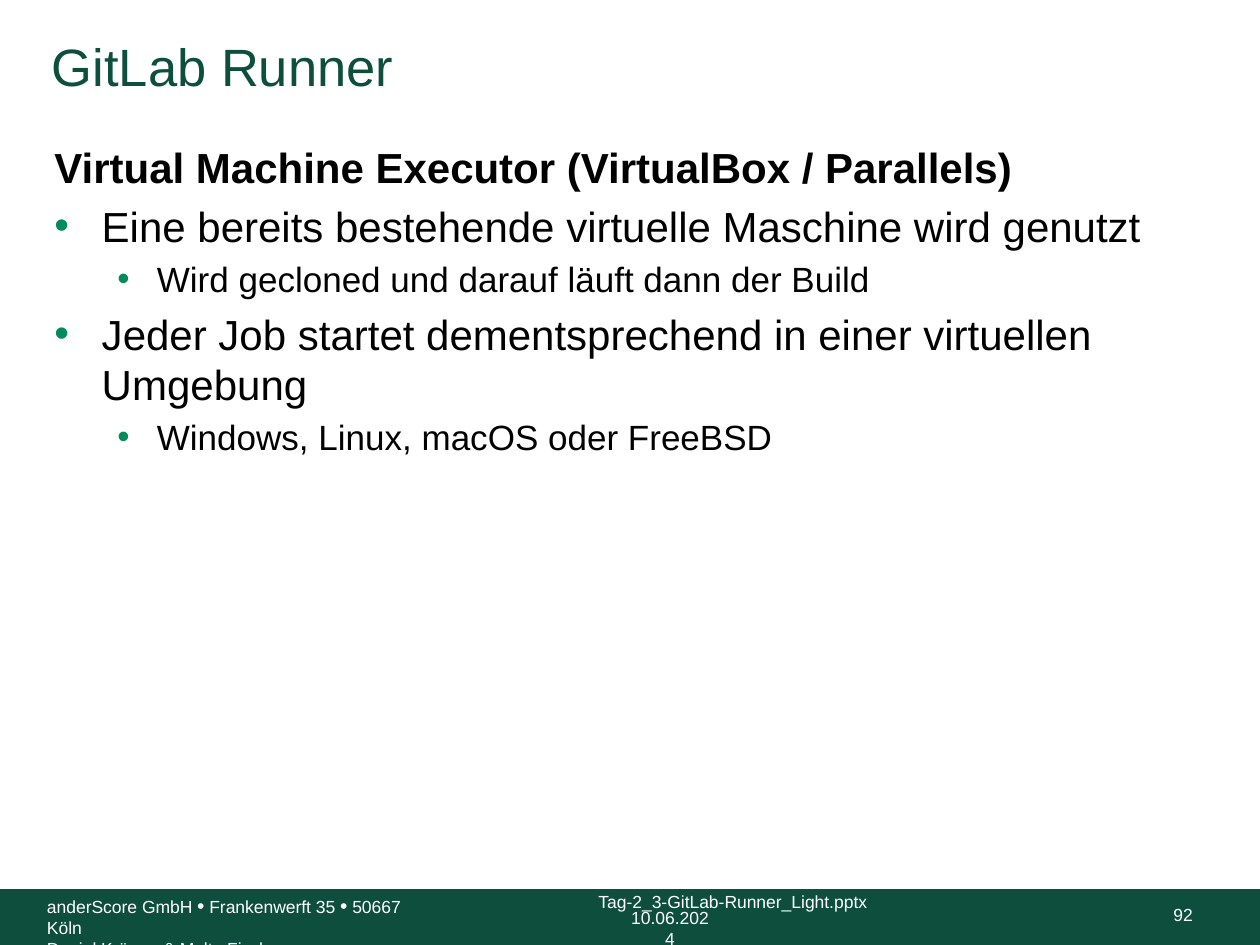
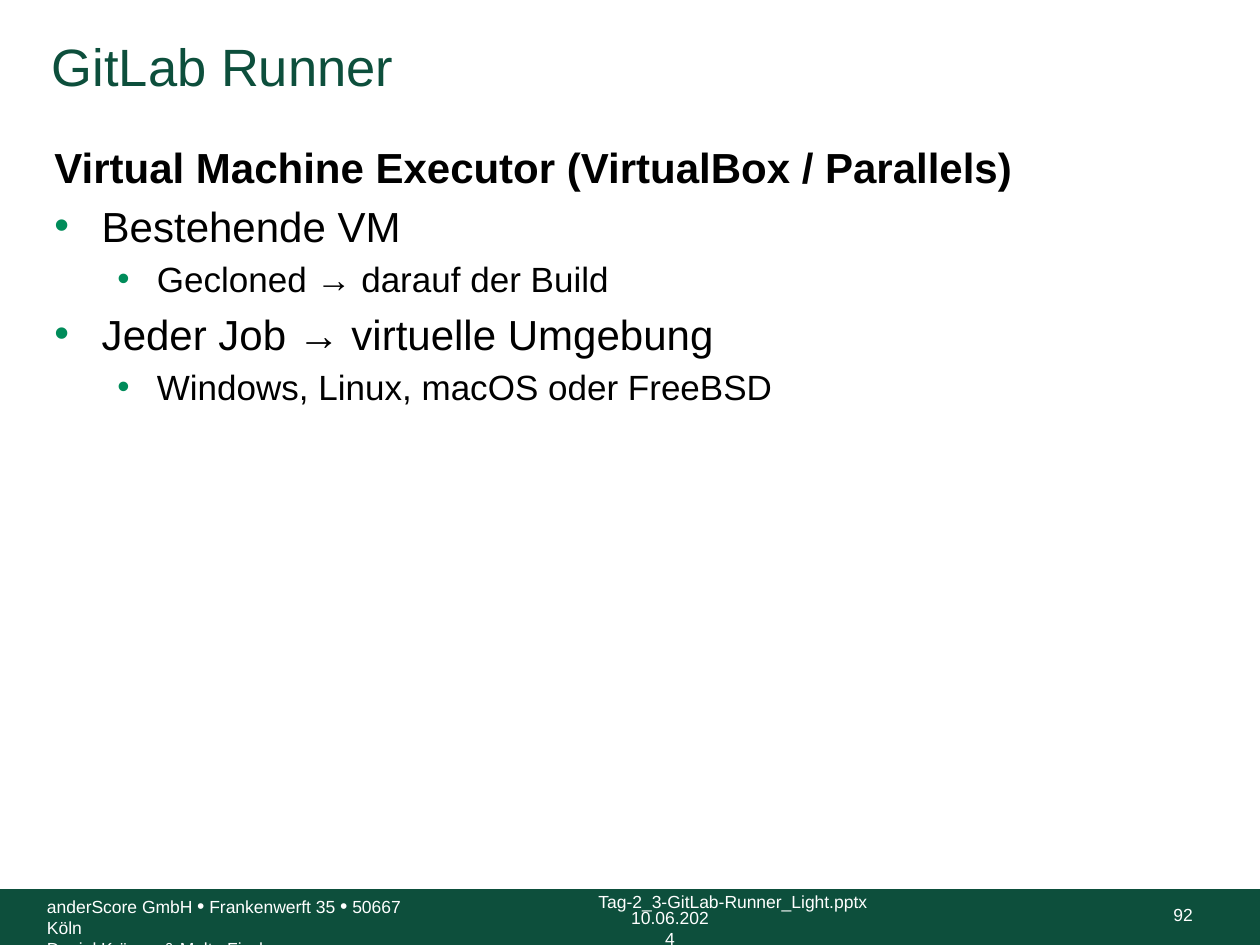
Before and after one commit to anderscore-gmbh/gitlab, a slide deck: slide 92 of slides/Tag-2_3-GitLab-Runner_Light.pptx. Drawn at 1260x945 pixels with LibreOffice and Linux fonts; fonts in the diff are those of the drawing; background and template pictures are left out. Boxes give left, top, right and bottom in pixels: in the first picture for what was removed or moved away, otherwise in the second. Text is boxed around its words. In the diff, an @@ line names an element or a change of style, - is before the commit and + after.

```diff
--- a/slides/Tag-2_3-GitLab-Runner_Light.pptx
+++ b/slides/Tag-2_3-GitLab-Runner_Light.pptx
@@ text at [102,211,713,358]: text changed @@
-• Eine bereits bestehende virtuelle Maschine wird genutzt
-  • Wird gecloned und darauf läuft dann der Build
-• Jeder Job startet dementsprechend in einer virtuellen Umgebung
+• Bestehende VM
+  • Gecloned → darauf der Build
+• Jeder Job → virtuelle Umgebung
```
Also in this commit, not shown: 67 other slides changed.
